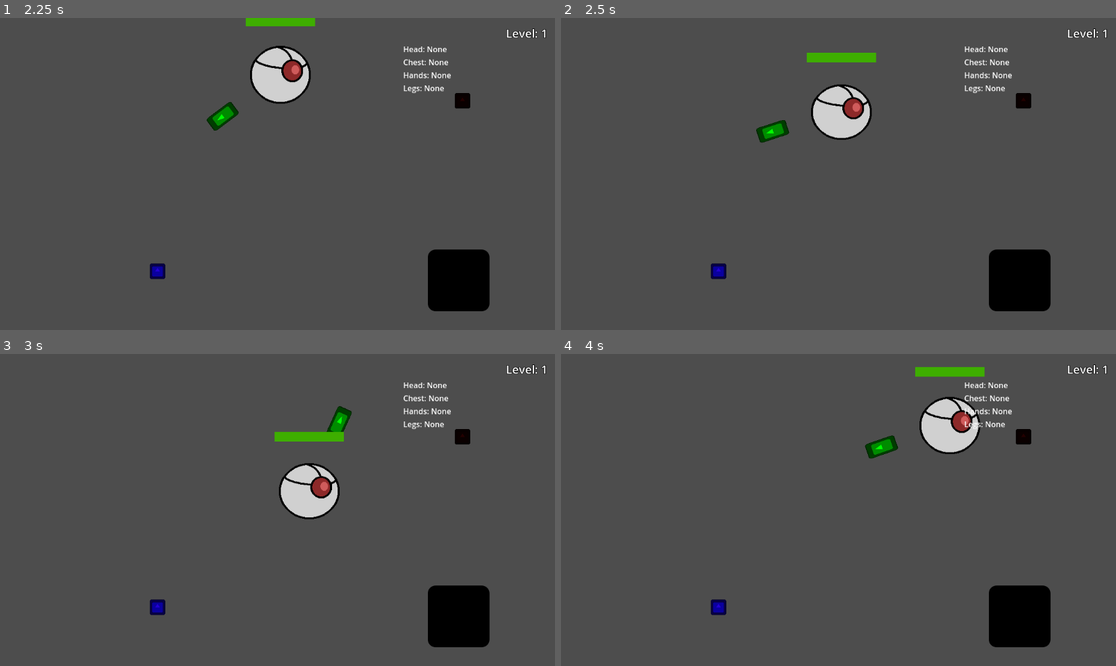
Above: before the commit, frames 1-4 (two rows, left to right).
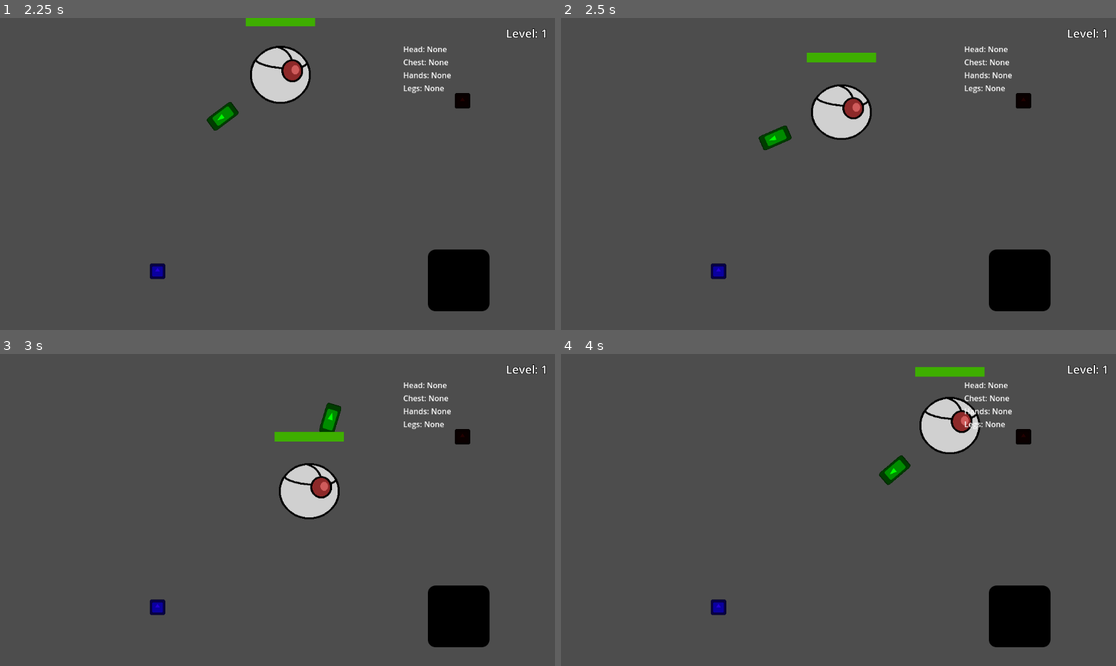
Above: after the commit, the same moments.

Repository: TRushton95/Aberration
Game: Godot game, scene res://app.tscn
Same seed, same stepped clock (60 frames per second), same inputs: the game is played once before the commit and once after it. The engine's default icon, where the game draws it, is replaced by a stand-in: a white triangle on a blue panel in a dark square.
Inputs (mouse positions are in pixels of both pictures, inside the frame that each line leads up to):
- Up to frame 1 (2.25 s): click "Start Game" at 0.5 s; tap Enter at 1.25 s; move the mouse to (399, 158) at 1.27 s; hold D (move_right) 1.28-2.03 s; click (399, 158) at 1.35 s; tap 1 (select_spell_slot_1, bound only after the commit) at 1.55, 2.1 s; move the mouse to (166, 189) at 2.02 s; hold S (move_down) from 2.03 s (still down)
- Up to frame 2 (2.5 s): keep holding S (move_down); click (727, 189) at 2.3 s
- Up to frame 3 (3 s): move the mouse to (333, 441) at 2.77 s; release S (move_down) at 2.78 s; hold D (move_right) from 2.78 s (still down); click (333, 441) at 2.85 s
- Up to frame 4 (4 s): tap 1 (select_spell_slot_1, bound only after the commit) at 3.05, 3.6 s; move the mouse to (810, 572) at 3.52 s; release D (move_right) at 3.53 s; hold W (move_up) from 3.53 s (still down); click (810, 572) at 3.8 s

Frame 1 is identical in both runs. In frame 2, 0.3% of the frame differs, in the area x 35-42%, y 32-43%; in frame 3, 0.4%; in frame 4, 0.6%, in the area x 54-63%, y 26-43%.

Commit message:
Create ability system

Diff:
--- /dev/null
+++ b/src/game/entities/abilities/ability.gd
@@ -0,0 +1,19 @@
+extends Resource
+class_name Ability
+
+@export var _target : Target
+@export var _cast_time : float = 0.0
+@export var _cooldown : float = 0.0
+@export var _effects : Array[Effect] = []
+
+
+func execute(player: Player, target: Variant) -> void:
+	if !_target.validate(target):
+		return
+
+	for i in _effects.size():
+		var effect : Effect = _effects[i]
+		if effect == null:
+			continue
+
+		effect.execute(player, target)
--- /dev/null
+++ b/src/game/entities/abilities/effects/apply_area_effect.gd
@@ -0,0 +1,27 @@
+extends Effect
+class_name AreaEffect
+
+@export var _shape : Shape2D
+@export var _effects : Array[Effect] = []
+
+
+func _internal_execute(player: Player, target: Variant) -> void:
+	if target is not Vector2:
+		return
+
+	if _shape == null:
+		return
+
+	var intersecting_bodies : Array[Node2D] = SpatialHelper.get_intersecting_bodies(player.get_world_2d().direct_space_state, target, _shape, Constants.CollisionLayers.ENEMY)
+
+	for i in intersecting_bodies.size():
+		var enemy : Enemy = intersecting_bodies[i] as Enemy
+		if enemy == null:
+			continue
+
+		for j in _effects.size():
+			var effect : Effect = _effects[j]
+			if effect == null:
+				continue
+
+			effect.execute(player, enemy)
--- /dev/null
+++ b/src/game/entities/abilities/effects/damage_effect.gd
@@ -0,0 +1,11 @@
+extends Effect
+class_name DamageEffect
+
+@export var _value : int = 20
+
+
+func _internal_execute(_player: Player, target: Variant) -> void:
+	if target is not Entity || target == null:
+		return
+
+	target.get_health_vital().remove(_value)
--- /dev/null
+++ b/src/game/entities/abilities/effects/effect.gd
@@ -0,0 +1,10 @@
+extends Resource
+class_name Effect
+
+
+func execute(player: Player, target: Variant) -> void:
+	_internal_execute(player, target)
+
+
+func _internal_execute(_player: Player, target: Variant) -> void:
+	return
--- /dev/null
+++ b/src/game/entities/abilities/implementations/area_effect.tres
@@ -0,0 +1,19 @@
+[gd_resource type="Resource" script_class="AreaEffect" load_steps=6 format=3 uid="uid://b3q811knenc33"]
+
+[ext_resource type="Script" uid="uid://dc6thg5pqepm0" path="res://game/entities/abilities/effects/effect.gd" id="1_7ften"]
+[ext_resource type="Script" uid="uid://cpd66hxtgfcx4" path="res://game/entities/abilities/effects/damage_effect.gd" id="2_g3myj"]
+[ext_resource type="Script" uid="uid://c80x7ylcpekg8" path="res://game/entities/abilities/effects/apply_area_effect.gd" id="2_isq57"]
+
+[sub_resource type="Resource" id="Resource_k1053"]
+script = ExtResource("2_g3myj")
+_value = 20
+metadata/_custom_type_script = "uid://cpd66hxtgfcx4"
+
+[sub_resource type="CircleShape2D" id="CircleShape2D_6baso"]
+radius = 200.0
+
+[resource]
+script = ExtResource("2_isq57")
+_shape = SubResource("CircleShape2D_6baso")
+_effects = Array[ExtResource("1_7ften")]([SubResource("Resource_k1053")])
+metadata/_custom_type_script = "uid://c80x7ylcpekg8"
--- /dev/null
+++ b/src/game/entities/abilities/implementations/fireball.tres
@@ -0,0 +1,18 @@
+[gd_resource type="Resource" script_class="Ability" load_steps=6 format=3 uid="uid://bduqu27fhkjik"]
+
+[ext_resource type="Script" uid="uid://dc6thg5pqepm0" path="res://game/entities/abilities/effects/effect.gd" id="1_h5fs1"]
+[ext_resource type="Resource" uid="uid://b3q811knenc33" path="res://game/entities/abilities/implementations/area_effect.tres" id="2_3byj6"]
+[ext_resource type="Script" uid="uid://dmo2b426enllm" path="res://game/entities/abilities/target_type/ground_target_type.gd" id="2_mep5a"]
+[ext_resource type="Script" uid="uid://buequrxuxivpp" path="res://game/entities/abilities/ability.gd" id="2_pdv5v"]
+
+[sub_resource type="Resource" id="Resource_3byj6"]
+script = ExtResource("2_mep5a")
+metadata/_custom_type_script = "uid://dmo2b426enllm"
+
+[resource]
+script = ExtResource("2_pdv5v")
+_target = SubResource("Resource_3byj6")
+_cast_time = 0.0
+_cooldown = 0.0
+_effects = Array[ExtResource("1_h5fs1")]([ExtResource("2_3byj6")])
+metadata/_custom_type_script = "uid://buequrxuxivpp"
--- /dev/null
+++ b/src/game/entities/abilities/target_type/ground_target_type.gd
@@ -0,0 +1,10 @@
+extends Target
+class_name GroundTargetType
+
+
+func _internal_get_target_type() -> Enums.TargetType:
+	return Enums.TargetType.GROUND
+
+
+func _internal_validate(target: Variant) -> bool:
+	return target is Vector2
--- /dev/null
+++ b/src/game/entities/abilities/target_type/self_target_type.gd
@@ -0,0 +1,10 @@
+extends Target
+class_name SelfTarget
+
+
+func _internal_get_target_type() -> Enums.TargetType:
+	return Enums.TargetType.SELF
+
+
+func _internal_validate(target: Variant) -> bool:
+	return target is Player
--- /dev/null
+++ b/src/game/entities/abilities/target_type/target_type.gd
@@ -0,0 +1,18 @@
+extends Resource
+class_name Target
+
+
+func get_target_type() -> void:
+	return _internal_get_target_type()
+
+
+func validate(target: Variant) -> bool:
+	return _internal_validate(target)
+
+
+func _internal_get_target_type() -> Enums.TargetType:
+	return Enums.TargetType.UNSET
+
+
+func _internal_validate(_target: Variant) -> bool:
+	return false
--- a/src/game/entities/player/player.gd
+++ b/src/game/entities/player/player.gd
@@ -10,6 +10,10 @@
 @onready var _sprite : Sprite2D = $Sprite2D
 @onready var _orb_container : Node = $OrbContainer
 @onready var _weapon : Weapon = $Sword
+
+var ability : Ability = load("res://game/entities/abilities/implementations/fireball.tres")
+
+var _selected_spell_slot : int = -1
 
 var _orb_slots : Dictionary[Enums.OrbSlot, Orb] = {
 	Enums.OrbSlot.LEGS: null,
@@ -40,7 +44,15 @@
 	_update_orb()
 
 	if Input.is_action_just_pressed("attack"):
-		_weapon.fire()
+		if _selected_spell_slot == -1:
+			_weapon.fire()
+		else:
+			ability.execute(self, get_global_mouse_position())
+
+
+	if Input.is_action_just_pressed("select_spell_slot_1"):
+		_selected_spell_slot = 0
+
 
 
 func _physics_process(delta: float) -> void:
--- a/src/game/helpers/spatial_helper.gd
+++ b/src/game/helpers/spatial_helper.gd
@@ -1,18 +1,25 @@
 extends Node
 
 
-static func get_intersecting_bodies(direct_space_state: PhysicsDirectSpaceState2D, global_pos: Vector2, radius: float) -> Array[Node2D]:
+static func get_intersecting_bodies_circle(direct_space_state: PhysicsDirectSpaceState2D, global_pos: Vector2, radius: int) -> Array[Node2D]:
+	var shape : CircleShape2D = CircleShape2D.new()
+	shape.radius = radius
+
+	return get_intersecting_bodies(direct_space_state, global_pos, shape)
+
+
+static func get_intersecting_bodies(direct_space_state: PhysicsDirectSpaceState2D, global_pos: Vector2, shape: Shape2D, collision_mask: int = -1) -> Array[Node2D]:
 	var result : Array[Node2D] = []
 
 	if direct_space_state == null:
 		return result
 
-	var circle_shape : CircleShape2D = CircleShape2D.new()
-	circle_shape.radius = radius
+	var query : PhysicsShapeQueryParameters2D = PhysicsShapeQueryParameters2D.new()
+	query.shape = shape
+	query.transform = query.transform.translated(global_pos)
 
-	var query : PhysicsShapeQueryParameters2D = PhysicsShapeQueryParameters2D.new()
-	query.shape = circle_shape
-	query.transform = query.transform.translated(global_pos)
+	if collision_mask > 0:
+		query.collision_mask = collision_mask
 
 	var query_result : Array[Dictionary] = direct_space_state.intersect_shape(query, 32)
 
--- a/src/game/orbs/fire_orb/fire_orb.gd
+++ b/src/game/orbs/fire_orb/fire_orb.gd
@@ -4,7 +4,7 @@
 
 
 func _on_chest_burning_timer_timeout(player: Player) -> void:
-	var colliders : Array[Node2D] = SpatialHelper.get_intersecting_bodies(player.get_world_2d().direct_space_state, player.global_position, 100)
+	var colliders : Array[Node2D] = SpatialHelper.get_intersecting_bodies_circle(player.get_world_2d().direct_space_state, player.global_position, 100)
 
 	for i in colliders.size():
 		var collider : Node2D = colliders[i] as Node2D
--- a/src/project.godot
+++ b/src/project.godot
@@ -46,6 +46,11 @@
 "events": [Object(InputEventMouseButton,"resource_local_to_scene":false,"resource_name":"","device":-1,"window_id":0,"a …(257 unchanged characters)…
 ]
 }
+select_spell_slot_1={
+"deadzone": 0.2,
+"events": [Object(InputEventKey,"resource_local_to_scene":false,"resource_name":"","device":-1,"window_id":0,"alt_pressed":false,"shift_pressed":false,"ctrl_pressed":false,"meta_pressed":false,"pressed":false,"keycode":0,"physical_keycode":49,"key_label":0,"unicode":49,"location":0,"echo":false,"script":null)
+]
+}
 
 [layer_names]
 
--- a/src/shared/constants/constants.gd
+++ b/src/shared/constants/constants.gd
@@ -3,3 +3,9 @@
 
 
 const SAVE_DATA_PATH : String = "user://save_data.tres"
+
+class CollisionLayers:
+	const PLAYER : int = 1
+	const WEAPON : int = 2
+	const ENEMY : int = 4
+	const ORB_PICKUP : int = 8
--- a/src/shared/enums/enums.gd
+++ b/src/shared/enums/enums.gd
@@ -4,3 +4,5 @@
 enum Direction { UP, DOWN, LEFT, RIGHT }
 
 enum OrbSlot { UNSET, LEGS, CHEST, HANDS, HEAD }
+
+enum TargetType { UNSET, SELF, GROUND }
Not shown, added: src/game/entities/abilities/ability.gd.uid
Not shown, added: src/game/entities/abilities/effects/apply_area_effect.gd.uid
Not shown, added: src/game/entities/abilities/effects/damage_effect.gd.uid
Not shown, added: src/game/entities/abilities/effects/effect.gd.uid
Not shown, added: src/game/entities/abilities/target_type/ground_target_type.gd.uid
Not shown, added: src/game/entities/abilities/target_type/self_target_type.gd.uid
Not shown, added: src/game/entities/abilities/target_type/target_type.gd.uid
